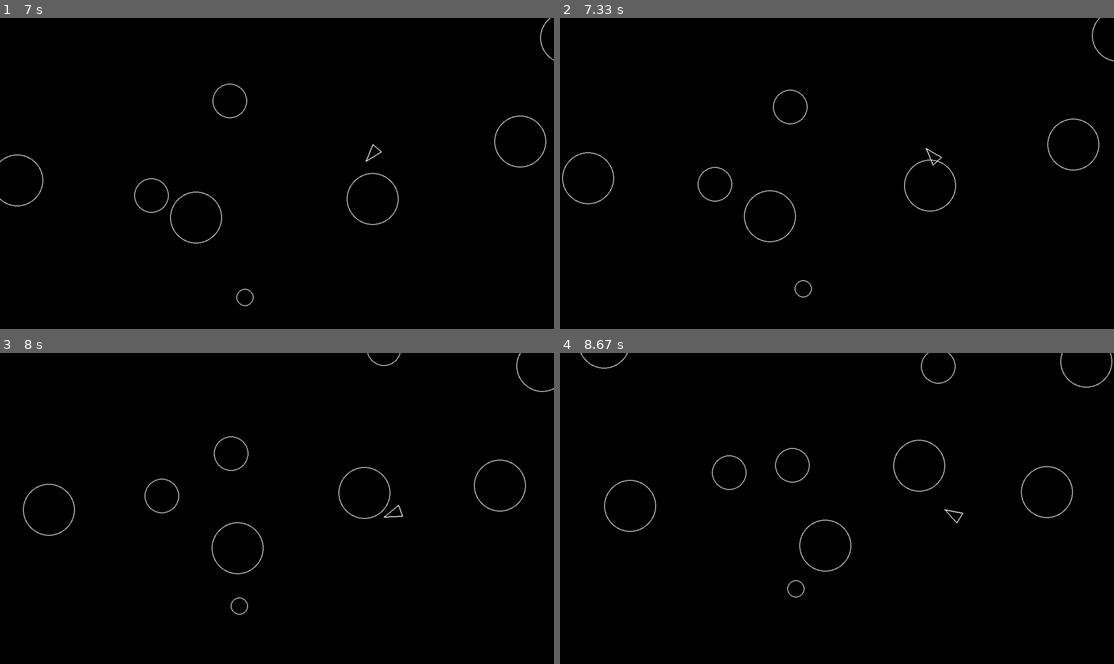
Above: before the commit, frames 1-4 (two rows, left to right).
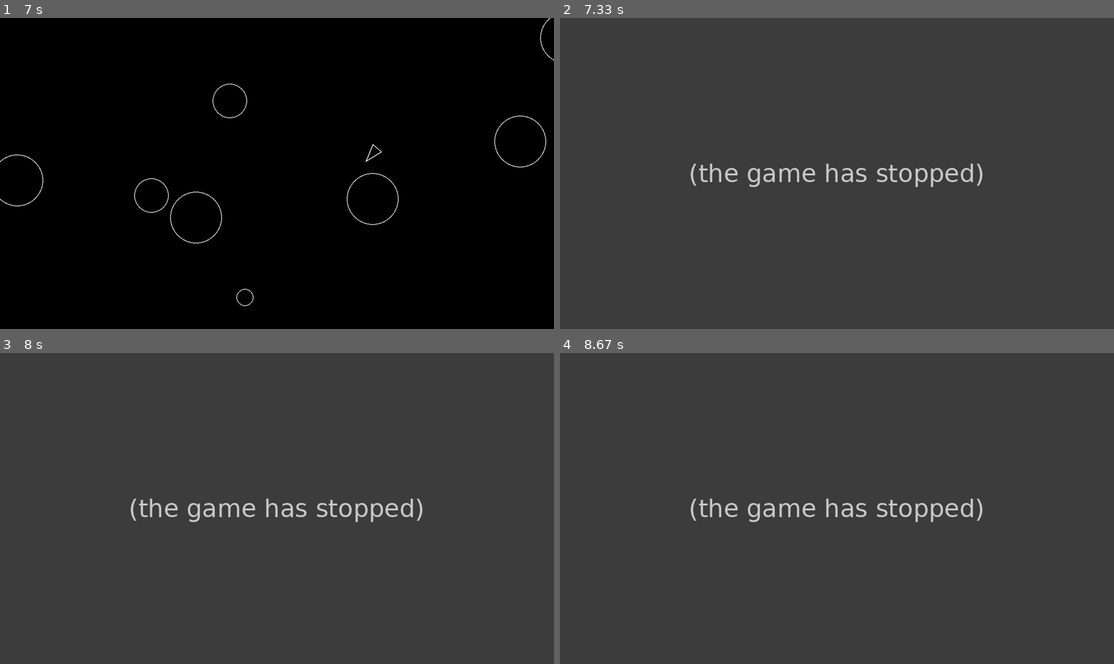
Above: after the commit, the same moments.

Repository: Sanghun1Adam1Park/Asteroids-pygame
Game: pygame game, started from main.py
Two runs of this game, one before a commit and one after it. Both use one fixed random seed, a clock stepped at 60 frames per second and the inputs below.
Inputs:
- Up to frame 1 (7 s): hold Left 0.33-0.87 s; hold Down 0.9-1.2 s; hold Left 1.23-1.63 s; hold Up 1.67-2.03 s; hold Right 2.07-2.7 s; hold Down 2.73-3.1 s; hold Left 3.13-3.6 s; hold Right 3.63-4.1 s; hold Up 4.13-4.43 s; hold Right 4.47-4.93 s; hold Left 4.97-5.5 s; hold Down 5.53-5.83 s; hold Left 5.87-6.27 s; hold Up 6.3-6.67 s; hold Right from 6.7 s (still down)
- Up to frame 2 (7.33 s): keep holding Right
- Up to frame 3 (8 s): release Right at 7.33 s; hold Down 7.37-7.73 s; hold Left from 7.77 s (still down)
- Up to frame 4 (8.67 s): release Left at 8.23 s; hold Right from 8.27 s (still down)

Frame 1 is identical in both runs. In frame 2, 100% of the frame differs, in the area x 0-100%, y 0-100%; in frame 3, 100%; in frame 4, 100%.
After the commit the program exited at 7.23 s; later frames show no game.

Commit message:
4: implemented collision logic

Diff:
--- a/circleshape.py
+++ b/circleshape.py
@@ -20,3 +20,8 @@
     def update(self, dt):
         # sub-classes must override
         pass
+
+    def collision_check(self, obj) -> bool:
+        # sub-classes must override
+        distance = self.position.distance_to(obj.position)
+        return (self.radius + obj.radius) >= distance
--- a/main.py
+++ b/main.py
@@ -3,6 +3,7 @@
 from player import Player
 from asteroid import Asteroid
 from asteroidfield import AsteroidField
+import sys
 
 def main():
     pygame.init()
@@ -28,6 +29,10 @@
                 return
 
         updatable.update(dt)
+        for a in asteroids:
+            if a.collision_check(player):
+                print("Game Over!")
+                sys.exit()
 
         screen.fill((0, 0, 0))
         for obj in drawable:
